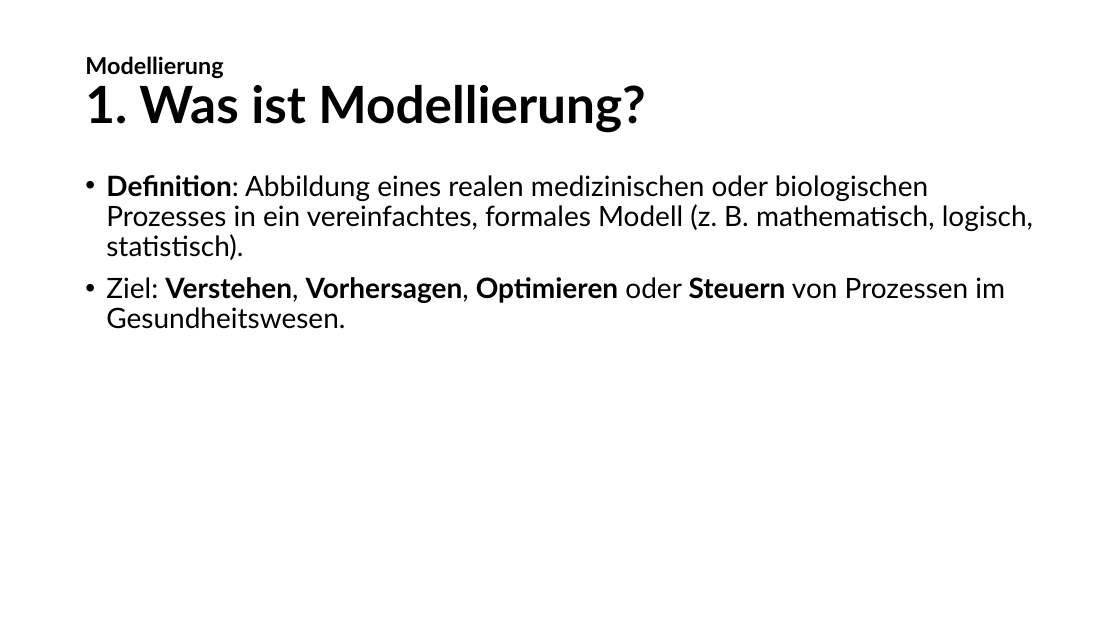
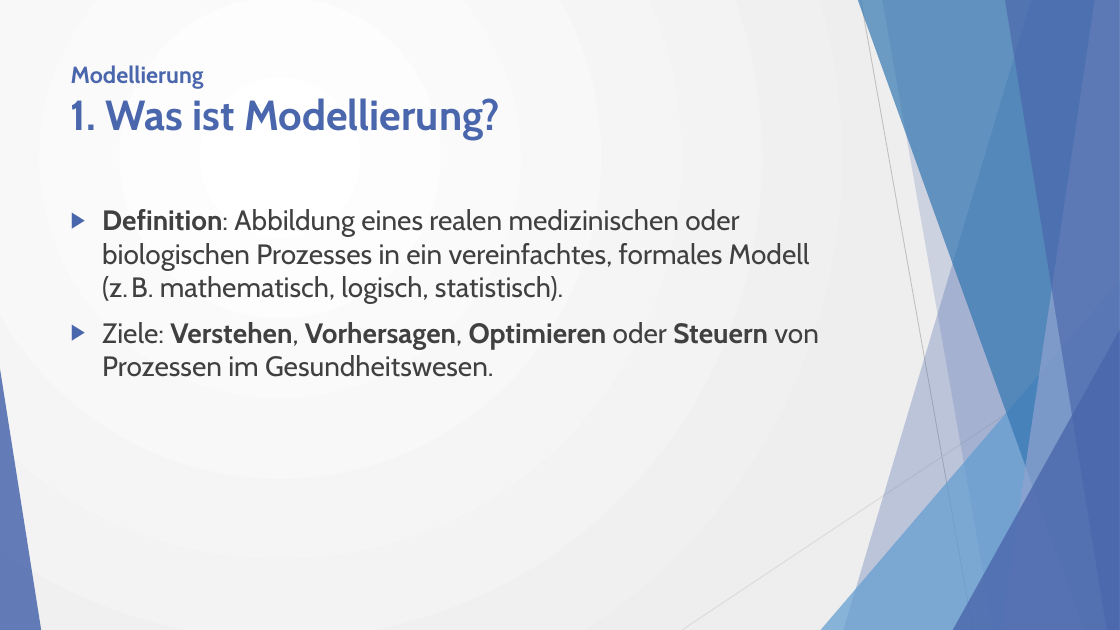
Before and after one commit to w0fl/w0fl, a slide deck: slide 4 of Simulation und Modellierung in der Medizininformatik.pptx. Drawn at 1120x630 pixels with LibreOffice and Linux fonts; fonts in the diff are those of the drawing. Boxes give left, top, right and bottom in pixels: in the first picture for what was removed or moved away, otherwise in the second. Text is boxed around its words. In the diff, an @@ line names an element or a change of style, - is before the commit and + after.

```diff
--- a/Simulation und Modellierung in der Medizininformatik.pptx
+++ b/Simulation und Modellierung in der Medizininformatik.pptx
@@ background #FFFFFF to gradient #FFFFFF to #EEEEEE @@
@@ title "Modellierung 1. Was ist Modellierung?": place and size @@
-title "Modellierung 1. Was ist Modellierung?" at (85,56,645,133)
+title "Modellierung 1. Was ist Modellierung?" at (71,65,500,140)
@@ title "Modellierung 1. Was ist Modellierung?" at (71,65,500,140): size 44 to 36 pt in "1. Was ist Modellierung?"; font Lato to Cabin, text colour #000000 to #4A66AC; line spacing 0.9 to 1; vertical alignment middle to top @@
@@ text "Definition: Abbildung eines realen medizinischen ...": place and size @@
-text "Definition: Abbildung eines realen medizinischen ..." at (106,175,1033,329)
+text "Definition: Abbildung eines realen medizinischen ..." at (102,209,819,377)
@@ text at (102,209,810,304): font Lato to Cabin, text colour #000000 to #404040 in "Definition: Abbildung eines realen medizinischen oder biolog ..."; bullet • to ▶; line spacing 0.9 to 1 @@
@@ text at (102,322,819,377): text changed; font Lato to Cabin; text colour #000000 to #404040 @@
-• Ziel: Verstehen, Vorhersagen, Optimieren oder Steuern von Prozessen im Gesundheitswesen.
+▶ Ziele: Verstehen, Vorhersagen, Optimieren oder Steuern von Prozessen im Gesundheitswesen.
@@ group added at (0,0,1120,630): 5 freeform shapes, 3 triangles, 2 lines @@
```
Also in this commit, not shown: 18 other slides changed.
